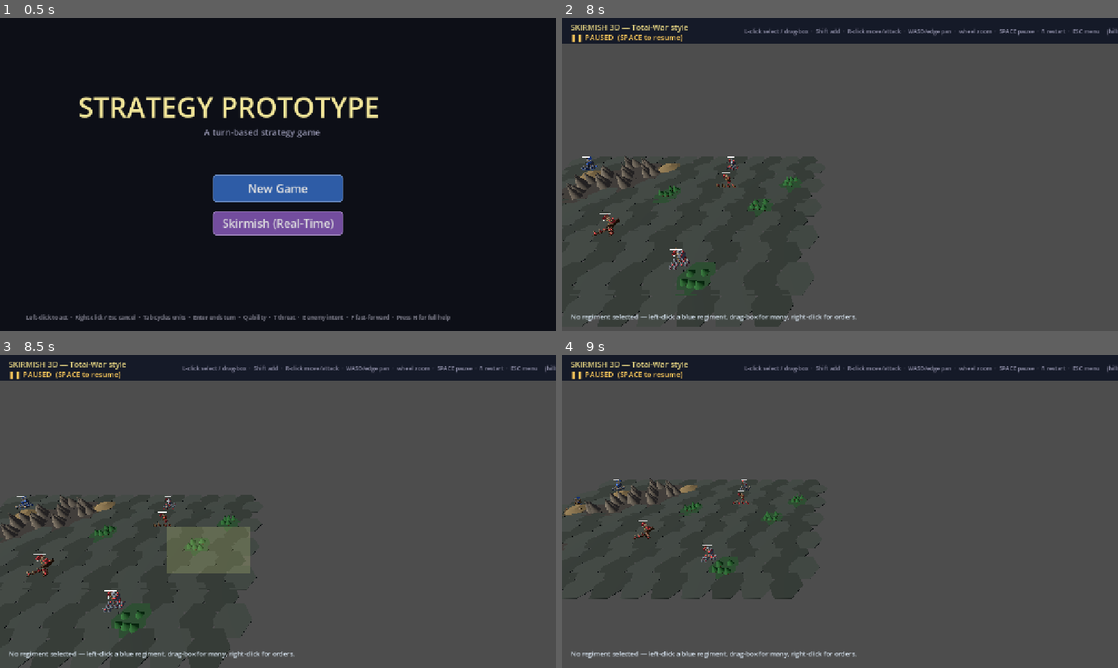
Above: before the commit, frames 1-4 (two rows, left to right).
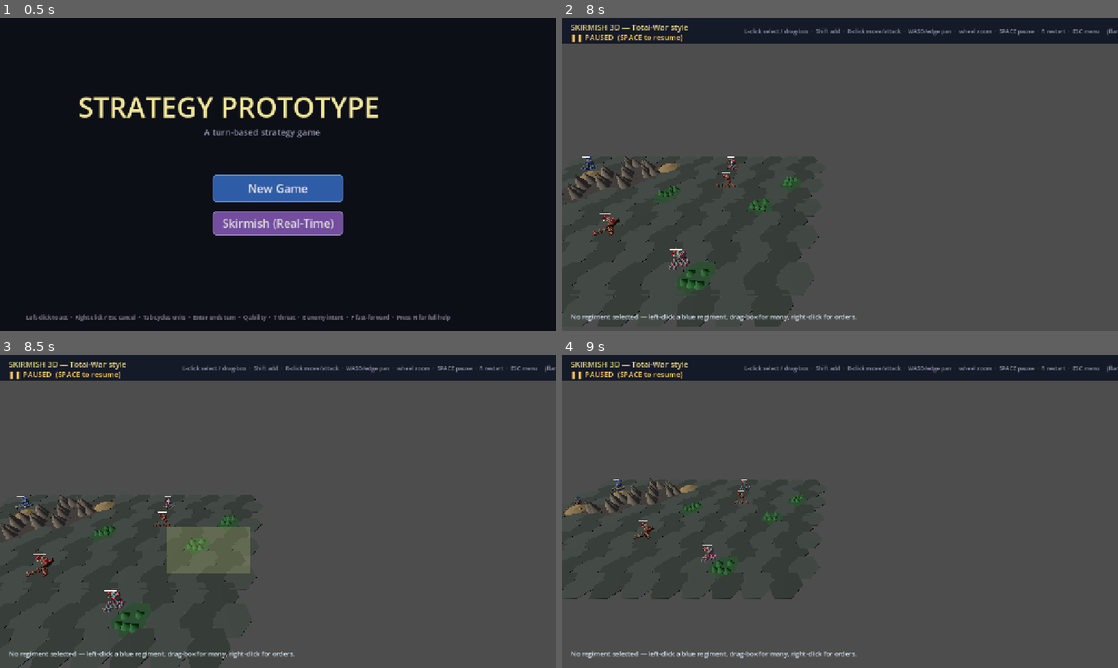
Above: after the commit, the same moments.

Repository: kabuumu/strategy-prototype
Game: Godot game, scene res://src/title/title.tscn
Two runs of this game, one before a commit and one after it. Both use one fixed random seed, a clock stepped at 60 frames per second and the inputs below.
Inputs (mouse positions are in pixels of both pictures, inside the frame that each line leads up to):
- Up to frame 1 (0.5 s): no input
- Up to frame 2 (8 s): click "Skirmish (Real-Time)" at 0.5 s; tap A every 0.75 s from 1.25 to 4.25 s; move the mouse to (962, 158) at 1.27 s; hold D 1.28-2 s; tap H at 1.35 s; click (962, 158) at 1.42 s; tap Space at 1.52, 4.52, 7.52 s; drag from (728, 190) to (812, 237) at 2.02 s; move the mouse to (895, 105) at 2.77 s; hold D 2.78-3.5 s; tap Keypad Enter at 2.85 s; drag from (812, 237) to (673, 127) at 3.52 s; move the mouse to (1006, 221) at 4.27 s; hold A 4.28-5 s; tap T at 4.35 s; drag from (673, 127) to (756, 96) at 5.02 s; move the mouse to (867, 174) at 5.77 s; hold S 5.78-6.5 s; tap F at 5.85 s; click (867, 174) at 5.92 s; drag from (756, 96) to (728, 190) at 6.52 s; move the mouse to (962, 158) at 7.27 s; hold W from 7.28 s (still down); tap R at 7.35 s
- Up to frame 3 (8.5 s): release W at 8 s; drag from (166, 527) to (250, 574) at 8.02 s
- Up to frame 4 (9 s): move the mouse to (895, 442) at 8.77 s; hold S from 8.78 s (still down); tap Enter at 8.85 s

Frame 1 is identical in both runs. In frame 2, less than 0.1% of the frame differs, in the area x 20-100%, y 3-79%; in frame 3, less than 0.1%; in frame 4, less than 0.1%.

Commit message:
3D skirmish: facing + flank/rear attack bonuses
Regiments now track a facing heading (turn toward their move/attack
direction). Attacks hitting a defender from a flank deal +30% and from the
rear +60%, and also shock the target's morale (8 / 16) — so manoeuvring
behind a line breaks it, the core Total War moment. With charge, terrain
and morale already in, the 3D skirmish now plays as a Total War-style
battle.

Co-Authored-By: Claude Opus 4.8 <noreply@anthropic.com>

Diff:
--- a/src/skirmish3d/skirmish3d.gd
+++ b/src/skirmish3d/skirmish3d.gd
@@ -458,7 +458,7 @@
 	_ui.add_child(_status_label)
 
 	var hint := Label.new()
-	hint.text = "L-click select / drag-box  ·  Shift add  ·  R-click move/attack  ·  WASD/edge pan  ·  wheel zoom  ·  SPACE pause  ·  R restart  ·  ESC menu     (hills boost · forests shield · lava burns · routed units flee)"
+	hint.text = "L-click select / drag-box  ·  Shift add  ·  R-click move/attack  ·  WASD/edge pan  ·  wheel zoom  ·  SPACE pause  ·  R restart  ·  ESC menu     (flank/rear hits hurt more · hills boost · forests shield · lava burns · routed units flee)"
 	hint.add_theme_font_size_override("font_size", 13)
 	hint.modulate = Color(0.56, 0.56, 0.66)
 	hint.position = Vector2(420.0, 22.0)
--- a/src/skirmish3d/skirmish_unit_3d.gd
+++ b/src/skirmish3d/skirmish_unit_3d.gd
@@ -54,6 +54,7 @@
 var morale: float = 100.0
 var routing: bool = false
 var _charge_ready: bool = false   # cavalry impact bonus armed while closing
+var facing: Vector3 = Vector3.RIGHT   # xz heading the regiment is turned toward
 
 var _body: MeshInstance3D
 var _select_ring: MeshInstance3D
@@ -86,6 +87,7 @@
 
 	radius = (18.0 + sqrt(float(soldier_count)) * 7.0) * WORLD_SCALE
 	engage_radius_world = (attack_range_px + 40.0) * WORLD_SCALE
+	facing = Vector3.RIGHT if team == 0 else Vector3.LEFT
 	_build_visuals()
 
 func _solid_mat(c: Color) -> StandardMaterial3D:
@@ -537,6 +539,7 @@
 		if order == Order.MOVE and step.length() > move_intent.length():
 			step = move_intent
 		global_position += step
+		_face(move_intent)
 		# Cavalry build a charge while closing the distance at speed
 		if unit_type == "scout" and not is_ranged and order == Order.ATTACK:
 			_charge_ready = true
@@ -548,25 +551,53 @@
 	if attack_target != null and attack_target.is_alive():
 		var dist: float = global_position.distance_to(attack_target.global_position)
 		var target_gap: float = attack_range_world + attack_target.radius
+		_face(attack_target.global_position - global_position)
 		if dist <= target_gap and _cooldown <= 0.0:
 			_cooldown = attack_cooldown
-			# High ground (terrain_atk_mult) boosts the strike
+			# High ground (terrain_atk_mult) + flank/rear arc bonus
 			var mult := terrain_atk_mult
 			var charged := false
 			if _charge_ready and not is_ranged:
 				mult *= 1.7   # cavalry charge impact
 				charged = true
 				_charge_ready = false
+			var arc := _arc_against(attack_target)   # 1.0 front / 1.3 flank / 1.6 rear
+			mult *= arc
 			var scaled: int = max(1, int(round(
 				damage_per_attack * (float(alive_soldier_count()) / float(soldier_count)) * mult
 			)))
 			attack_target.take_damage(scaled)
+			if arc > 1.0:
+				attack_target.morale -= (16.0 if arc >= 1.55 else 8.0)   # being hit in the flank/rear shakes morale
 			_play_attack_animation()
 			fired = {
 				"fired": true, "target": attack_target, "ranged": is_ranged,
 				"from": global_position, "charge": charged,
 			}
 	return fired
+
+# Turn the figure to face an xz direction.
+func _face(dir: Vector3) -> void:
+	var d := Vector3(dir.x, 0.0, dir.z)
+	if d.length() < 0.001:
+		return
+	facing = d.normalized()
+	if _body != null:
+		_body.rotation.y = atan2(facing.x, facing.z)
+
+# Damage multiplier from where this attacker hits the defender relative to the
+# defender's facing: 1.0 from the front, 1.3 from a flank, 1.6 from the rear.
+func _arc_against(defender: SkirmishUnit3D) -> float:
+	var to_me := global_position - defender.global_position
+	to_me.y = 0.0
+	if to_me.length() < 0.001:
+		return 1.0
+	var dot := defender.facing.dot(to_me.normalized())
+	if dot > 0.5:
+		return 1.0       # defender faces the attacker
+	elif dot < -0.5:
+		return 1.6       # rear
+	return 1.3           # flank
 
 # Soft unit separation (x/z only) so regiments don't stack.
 func _apply_separation(delta: float, neighbours: Array) -> void:
